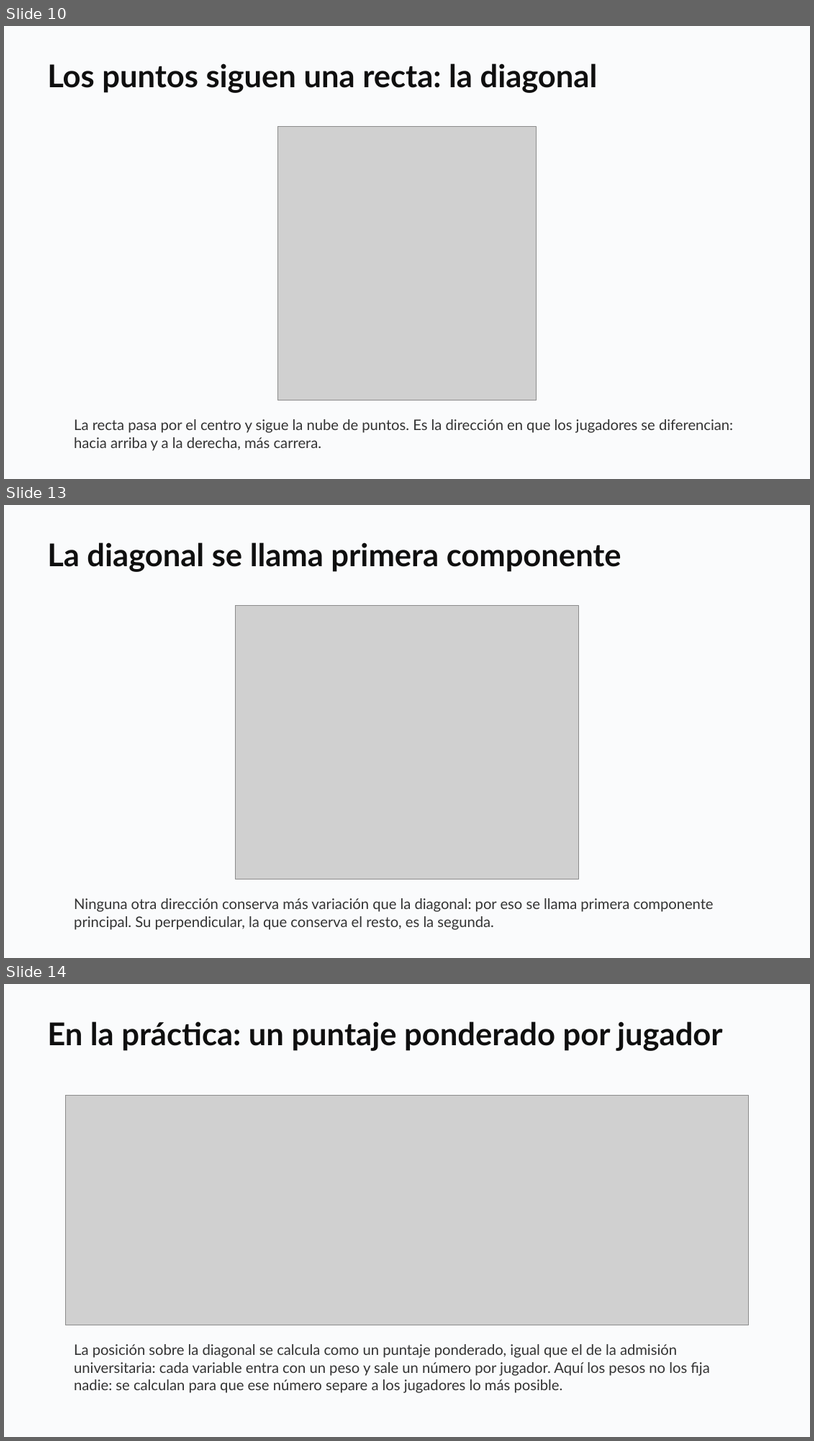
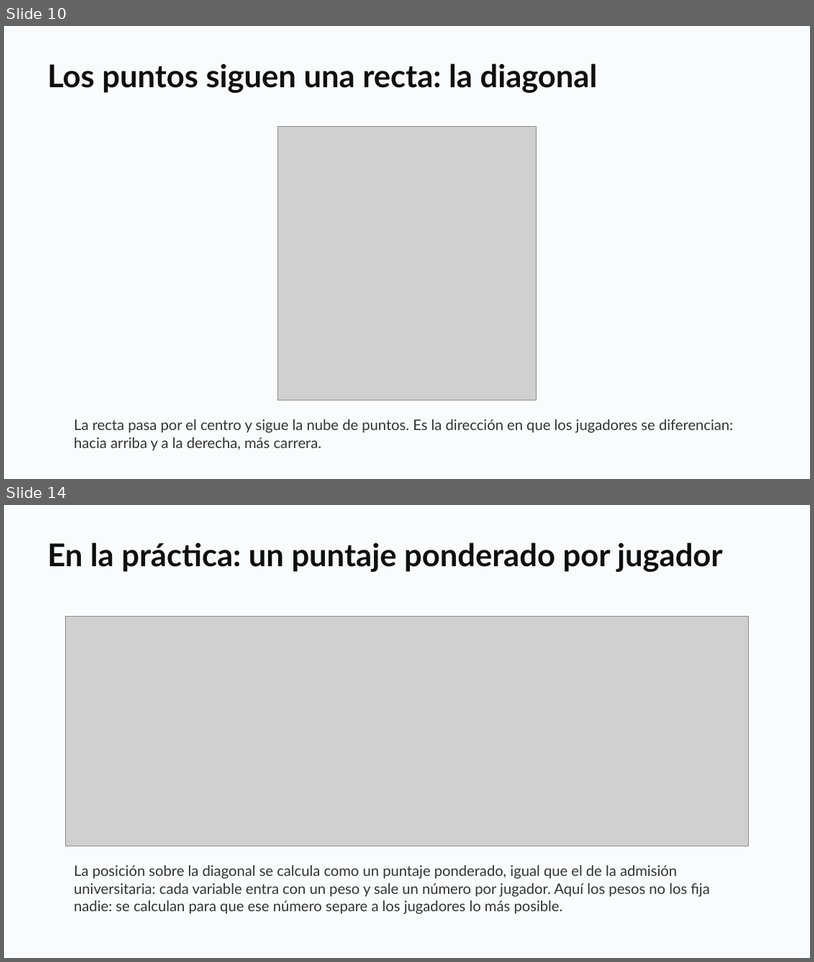
Before and after one commit to daniopitz/diplomado-cdd, a slide deck: presentaciones/clase08_componentes_principales.pptx. Shown one above the other, each under a label of ours: slides 10, 13 and 14 before the commit, slides 10 and 14 after it; the slides between them are not shown. The pictures are 814x1441 and 814x962 pixels, drawn with LibreOffice and Linux fonts; fonts in the diff are those of the drawing; grey boxes stand for pictures. Boxes give left, top, right and bottom in pixels: in the first picture for what was removed or moved away, otherwise in the second. Text is boxed around its words. In the diff, an @@ line names an element or a change of style, - is before the commit and + after.

```diff
--- a/presentaciones/clase08_componentes_principales.pptx
+++ b/presentaciones/clase08_componentes_principales.pptx
@@ slide 13 removed at [4,505,810,958], background #FFFFFF @@
@@ rectangle removed at [4,505,810,958] @@
@@ text removed at [47,542,622,572] @@
-La diagonal se llama primera componente
@@ picture removed at [235,606,580,879] @@
@@ text removed at [74,898,714,930] @@
-Ninguna otra dirección conserva más variación que la diagonal: por eso se llama primera componente principal. Su perpendicular, la que conserva el resto, es la segunda.
```
Also in this commit, not shown: 3 slides changed, 1 slide added, 1 other file.
